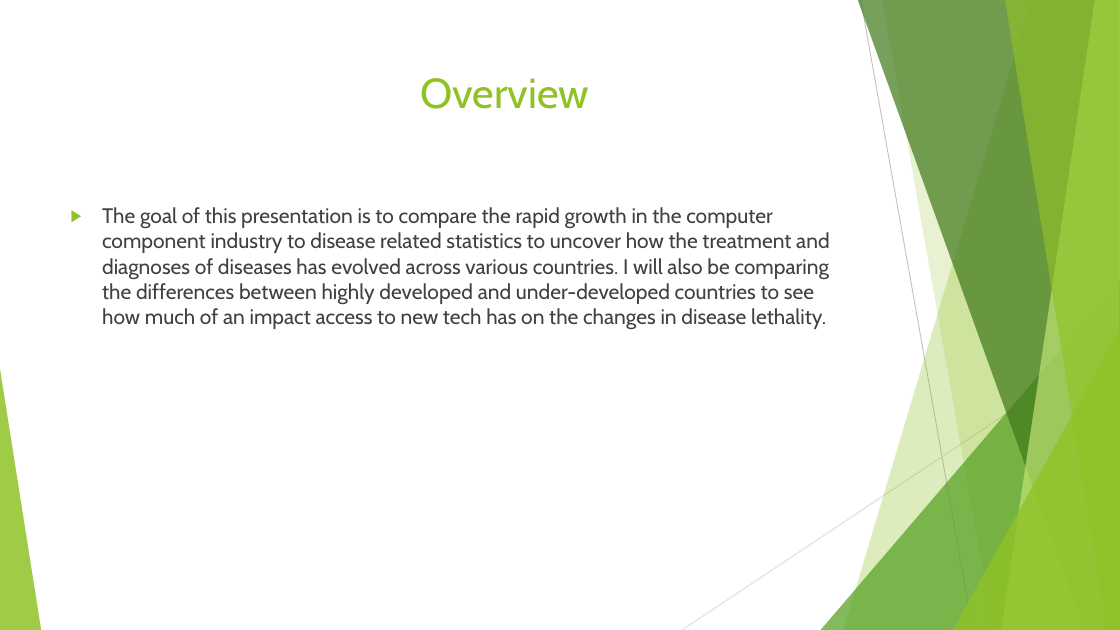
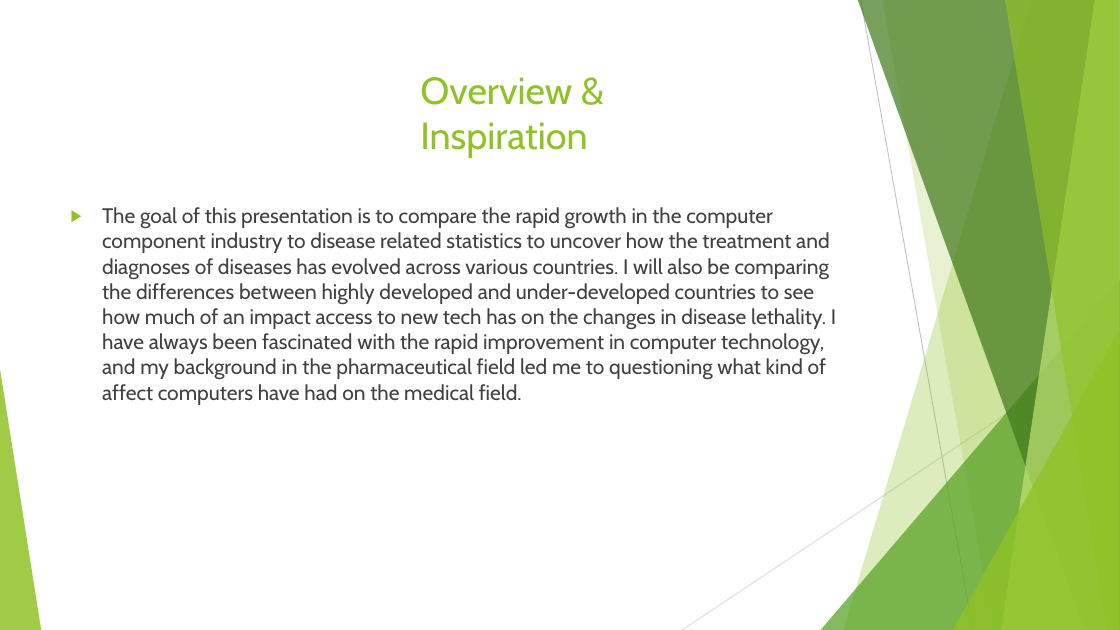
Before and after one commit to masonh108/Capstone, a slide deck: slide 2 of Impact of Computer Improvements on the Medical Field.pptx. Drawn at 1120x630 pixels with LibreOffice and Linux fonts; fonts in the diff are those of the drawing. Boxes give left, top, right and bottom in pixels: in the first picture for what was removed or moved away, otherwise in the second. Text is boxed around its words. In the diff, an @@ line names an element or a change of style, - is before the commit and + after.

```diff
--- a/Impact of Computer Improvements on the Medical Field.pptx
+++ b/Impact of Computer Improvements on the Medical Field.pptx
@@ title at (x1=420, y1=77, x2=587, y2=158): text changed; size 36 to 32.4 pt @@
-Overview
+Overview & Inspiration
@@ text at (x1=102, y1=207, x2=836, y2=405): text changed @@
-▶ The goal of this presentation is to compare the rapid growth in the computer component industry to disease related statistics to uncover how the treatment and diagnoses of diseases has evolved across various countries. I will also be comparing the differences between highly developed and under-developed countries to see how much of an impact access to new tech has on the changes in disease lethality.
+▶ The goal of this presentation is to compare the rapid growth in the computer component industry to disease related statistics to uncover how the treatment and diagnoses of diseases has evolved across various countries. I will also be comparing the differences between highly developed and under-developed countries to see how much of an impact access to new tech has on the changes in disease lethality. I have always been fascinated with the rapid improvement in computer technology, and my background in the pharmaceutical field led me to questioning what kind of affect computers have had on the medical field.
```
Also in this commit, not shown: 5 slides removed, 2 other files.
